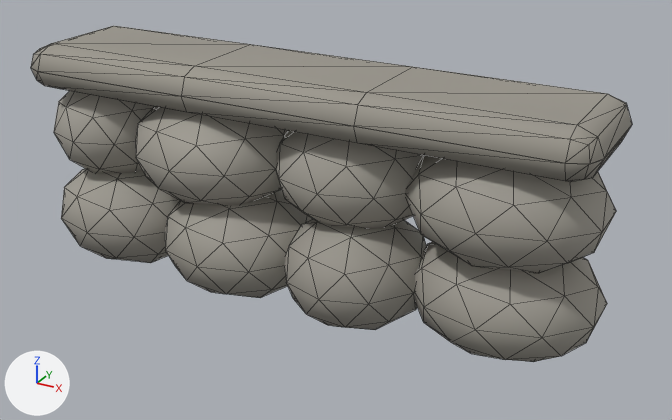
The glTF model game/assets/models/furn_od_fence_stone.glb, before and after one commit.
One viewpoint serves both versions: a camera (50 mm lens) standing at (0.743, -1.244, 0.785) and looking at (0.049, 0.017, 0.155). Every picture has the same lights, and +X, +Y and +Z are marked at lower left. The first picture is the older version. Mesh edges are drawn as thin lines. Vertices at exactly the same position are counted once.

Script lines for the objects in view, before the commit:
```python
me_furn_od_fence_stone_main = bpy.data.meshes.new('furn_od_fence_stone_main')
me_furn_od_fence_stone_main.from_pydata(...)  # 416 vertices, 796 faces; spans x -0.514..0.503, y -0.149..0.145, z -0.02..0.4
me_furn_od_fence_stone_main.materials.append(mat_furn_od_fence_stone)
ob_furn_od_fence_stone_main = bpy.data.objects.new('furn_od_fence_stone_main', me_furn_od_fence_stone_main)
ob_furn_od_fence_stone_main.location = (0.0, 0.0, 0.0)
```
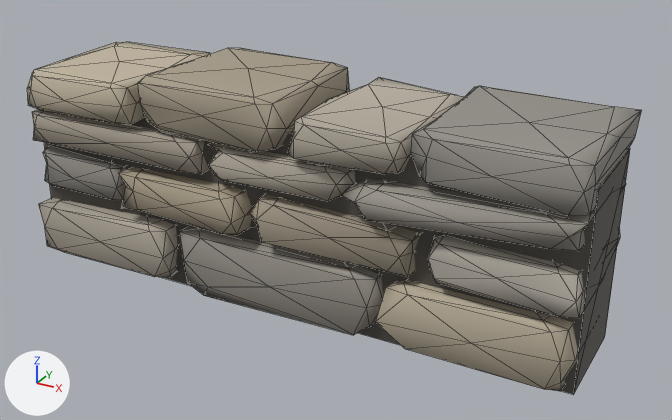
What differs and where, as boxes (x1, y1, x2, y2) in the pictures (672 x 420 px):
'furn_od_fence_stone_main', reshaped
    before: (31, 26, 632, 362)
    after: (27, 42, 642, 395)
part 1 of me_furn_od_fence_stone_main, added
    after: (44, 109, 630, 395)
part 2 of me_furn_od_fence_stone_main, rebuilt
    before: (61, 168, 180, 263)
    after: (39, 198, 178, 277)
part 3 of me_furn_od_fence_stone_main, rebuilt
    before: (405, 155, 616, 273)
    after: (428, 229, 621, 318)
part 4 of me_furn_od_fence_stone_main, rebuilt
    before: (54, 91, 155, 173)
    after: (43, 146, 126, 200)
part 5 of me_furn_od_fence_stone_main, rebuilt
    before: (135, 106, 289, 206)
    after: (118, 167, 252, 235)
part 6 of me_furn_od_fence_stone_main, rebuilt
    before: (276, 131, 424, 229)
    after: (249, 194, 421, 277)
part 7 of me_furn_od_fence_stone_main, rebuilt
    before: (415, 242, 607, 362)
    after: (375, 280, 578, 391)
part 8 of me_furn_od_fence_stone_main, added
    after: (179, 227, 383, 335)
part 9 of me_furn_od_fence_stone_main, added
    after: (32, 109, 209, 174)
part 10 of me_furn_od_fence_stone_main, added
    after: (208, 142, 356, 201)
part 11 of me_furn_od_fence_stone_main, added
    after: (341, 179, 626, 251)
part 12 of me_furn_od_fence_stone_main, added
    after: (27, 42, 210, 124)
part 13 of me_furn_od_fence_stone_main, added
    after: (138, 48, 350, 152)
part 14 of me_furn_od_fence_stone_main, added
    after: (287, 77, 464, 174)
part 15 of me_furn_od_fence_stone_main, added
    after: (411, 86, 642, 216)
part 16 of me_furn_od_fence_stone_main, deleted
    before: (31, 26, 632, 330)

What the commit changed:
me_furn_od_fence_stone_main is used by ob_furn_od_fence_stone_main; location (0.0, 0.0, 0.0).
me_furn_od_fence_stone_main had 416 vertices, 796 faces and spanned x -0.514..0.503, y -0.149..0.145, z -0.02..0.4.
me_furn_od_fence_stone_main now has 596 vertices, 1132 faces and spans x -0.5..0.5, y -0.146..0.16, z 0.0..0.38.
me_furn_od_fence_stone_main part 1: a new loose piece, a box spanning x -0.5..0.5, y -0.09..0.09, z 0.0..0.32, in mat_furn_od_fence_stone.
me_furn_od_fence_stone_main part 2: the loose piece of 42 vertices spanning x -0.513..-0.234, y -0.136..0.124, z -0.02..0.18 is rebuilt with 42 vertices and now spans x -0.5..-0.2, y -0.134..0.128, z 0.013..0.119.
me_furn_od_fence_stone_main part 3: the loose piece of 42 vertices spanning x 0.2..0.502, y -0.132..0.128, z 0.14..0.34 is rebuilt with 42 vertices and now spans x 0.252..0.5, y -0.126..0.14, z 0.137..0.207.
me_furn_od_fence_stone_main part 4: the loose piece of 42 vertices spanning x -0.514..-0.286, y -0.117..0.143, z 0.14..0.34 is rebuilt with 42 vertices and now spans x -0.5..-0.302, y -0.122..0.123, z 0.134..0.21.
me_furn_od_fence_stone_main part 5: the loose piece of 42 vertices spanning x -0.313..-0.021, y -0.146..0.114, z 0.14..0.34 is rebuilt with 42 vertices and now spans x -0.301..-0.046, y -0.146..0.123, z 0.134..0.213.
me_furn_od_fence_stone_main part 6: the loose piece of 42 vertices spanning x -0.047..0.225, y -0.115..0.145, z 0.14..0.34 is rebuilt with 42 vertices and now spans x -0.041..0.252, y -0.131..0.122, z 0.133..0.214.
me_furn_od_fence_stone_main part 7: the loose piece of 42 vertices spanning x 0.204..0.503, y -0.116..0.144, z -0.02..0.18 is rebuilt with 42 vertices and now spans x 0.203..0.5, y -0.141..0.127, z 0.01..0.127.
me_furn_od_fence_stone_main part 8: a new loose piece of 42 vertices spanning x -0.193..0.201, y -0.127..0.145, z 0.005..0.123, in mat_furn_od_fence_stone.
me_furn_od_fence_stone_main part 9: a new loose piece of 42 vertices spanning x -0.5..-0.129, y -0.127..0.125, z 0.226..0.285, in mat_furn_od_fence_stone.
me_furn_od_fence_stone_main part 10: a new loose piece of 42 vertices spanning x -0.119..0.143, y -0.125..0.142, z 0.226..0.283, in mat_furn_od_fence_stone.
me_furn_od_fence_stone_main part 11: a new loose piece of 42 vertices spanning x 0.131..0.5, y -0.142..0.132, z 0.224..0.286, in mat_furn_od_fence_stone.
me_furn_od_fence_stone_main part 12: a new loose piece of 42 vertices spanning x -0.5..-0.254, y -0.146..0.135, z 0.29..0.362, in mat_furn_od_fence_stone.
me_furn_od_fence_stone_main part 13: a new loose piece of 42 vertices spanning x -0.248..0.032, y -0.135..0.148, z 0.288..0.38, in mat_furn_od_fence_stone.
me_furn_od_fence_stone_main part 14: a new loose piece of 42 vertices spanning x 0.036..0.234, y -0.132..0.153, z 0.292..0.353, in mat_furn_od_fence_stone.
me_furn_od_fence_stone_main part 15: a new loose piece of 42 vertices spanning x 0.222..0.5, y -0.138..0.16, z 0.29..0.371, in mat_furn_od_fence_stone.
me_furn_od_fence_stone_main part 16: 164 vertices removed from x -0.5..0.5, y -0.149..0.12, z -0.02..0.4.
